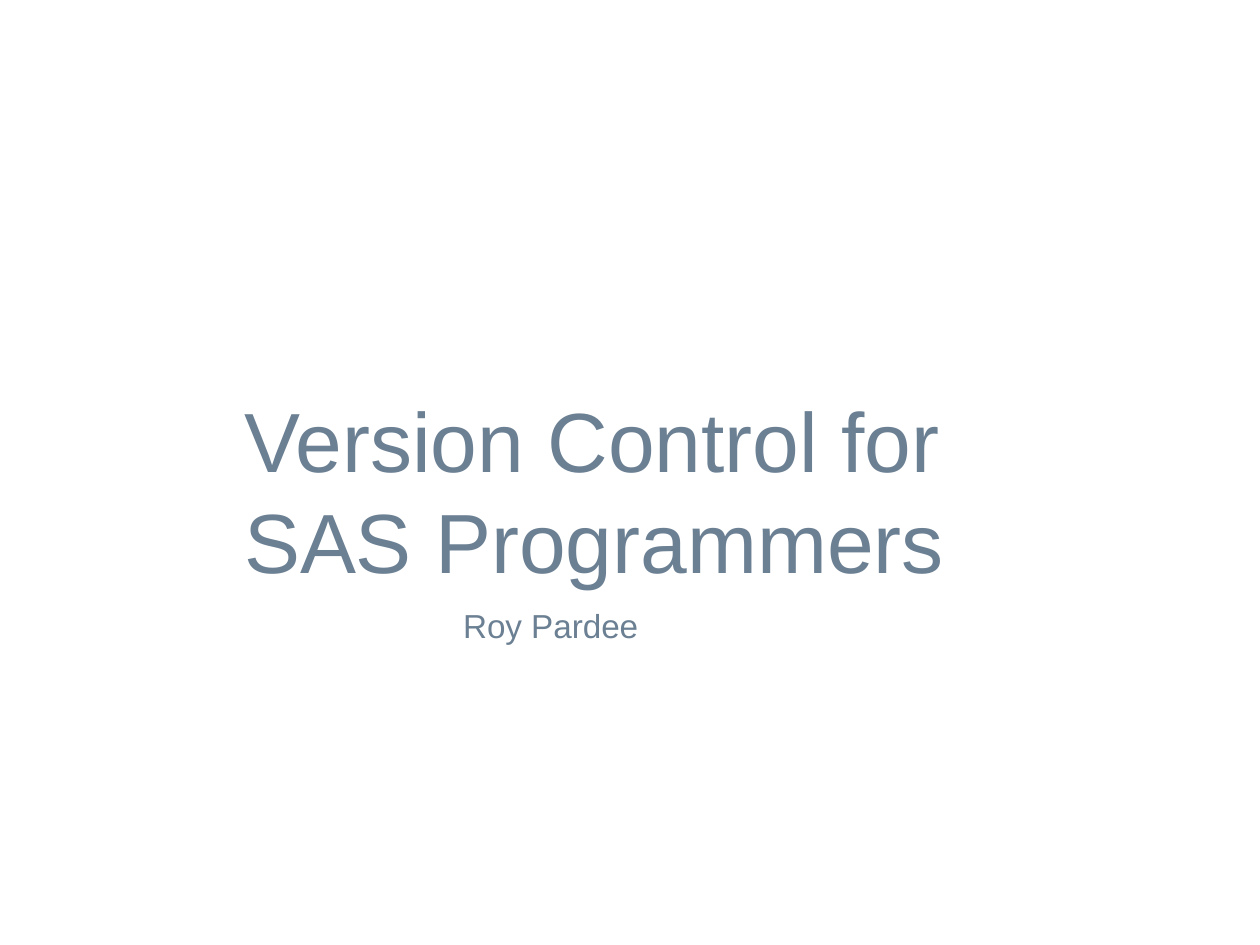
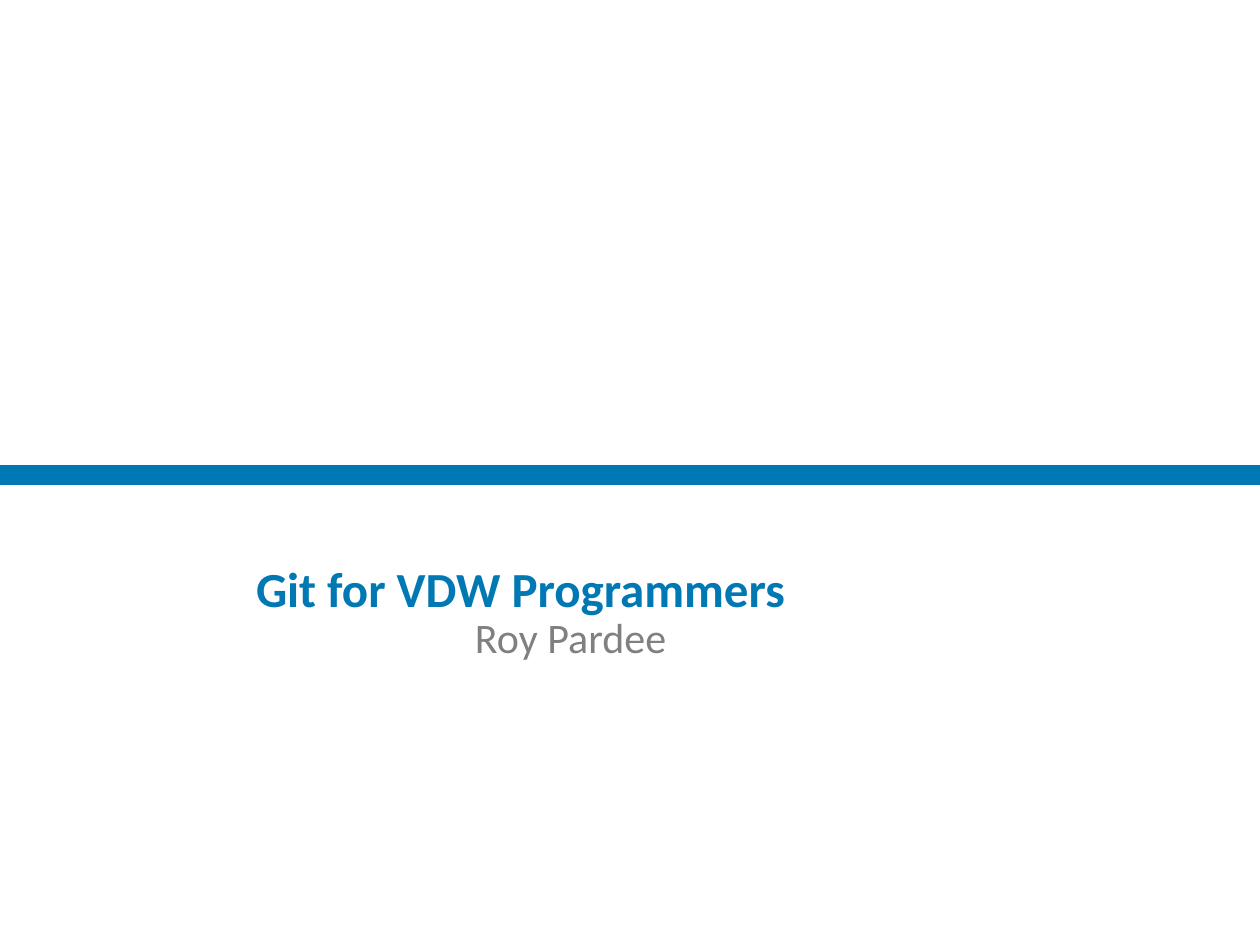
Before and after one commit to rpardee/git_demo, a slide deck: slide 1 of git_for_sas_programmers.pptx. Drawn at 1260x945 pixels with LibreOffice and Linux fonts; fonts in the diff are those of the drawing; background and template pictures are left out. Boxes give left, top, right and bottom in pixels: in the first picture for what was removed or moved away, otherwise in the second. Text is boxed around its words. In the diff, an @@ line names an element or a change of style, - is before the commit and + after.

```diff
--- a/git_for_sas_programmers.pptx
+++ b/git_for_sas_programmers.pptx
@@ title "Git for VDW Programmers" at (x1=256, y1=572, x2=785, y2=616): vertical alignment top to bottom @@
@@ rectangle added at (x1=0, y1=465, x2=1260, y2=485), fill #0078B3 @@
@@ title at (x1=256, y1=572, x2=785, y2=616): text changed; size 48 to 28 pt; font Arial to Calibri; text colour #6C8093 to #0078B3; bold on @@
-Version Control for SAS Programmers
+Git for VDW Programmers
@@ subtitle "Roy Pardee" at (x1=475, y1=624, x2=666, y2=660): size 19 to 24 pt, font Arial to Calibri, text colour #6C8093 to #808080; less space between paragraphs @@
```
Also in this commit, not shown: 13 other slides changed, 2 slides added, 1 slide removed, 3 other files.
